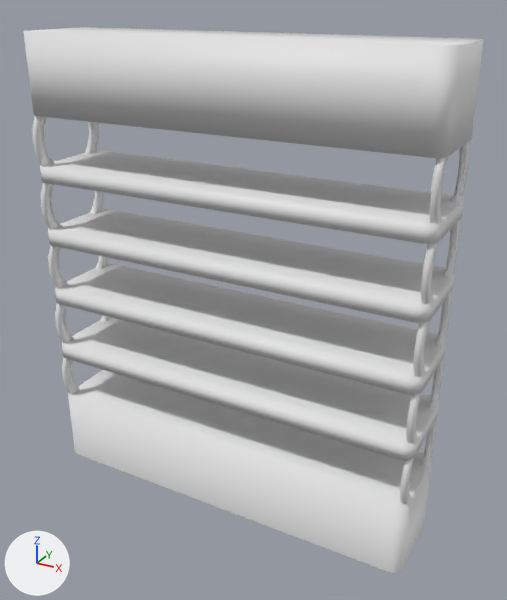
One commit to the FBX model Assets/Art/Models/Environment/Props/SciFi/HydroponicKiosks.fbx: the scene before it, then after it.
Camera for both pictures: a camera (50 mm lens) standing at (3.78, -6.44, 5.85) and looking at (0.21, 0.07, 2.6). Lighting does not change. The marker at lower left points along +X, +Y and +Z. The first picture is the older version. Where no turn or scale is listed for an object, it has been applied to the vertices.

Objects in the first picture: 'HydroponicKiosks'.
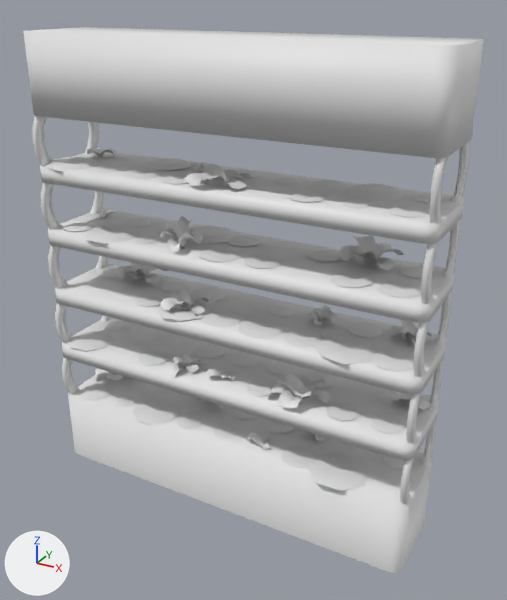
What the commit changed:
Mesh me_circle_005 is new.
It has 2884 vertices, 1762 faces and spans x -2.34..2.35, y -0.62..0.62, z -1.57..1.71.
It uses material mat_colourgrid (its picture is missing).
Object 'Hydro_Plants' (ob_hydro_plants) is new; it shows me_circle_005.
Its location is (-0.03, 0.01, 2.46).

Location of each change, (x1, y1, x2, y2) in pixels of the pictures (507 x 600 px):
'Hydro_Plants', added: after (45, 148, 433, 491)
